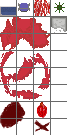
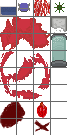
Before/after of a 67×135 layered artwork. What changed in the layer stack:
added layer "Ebene 10" above "Ebene 9" over [51, 51, 67, 67]
added layer "Ebene 9" above "Ebene 8" over [51, 34, 67, 50]
